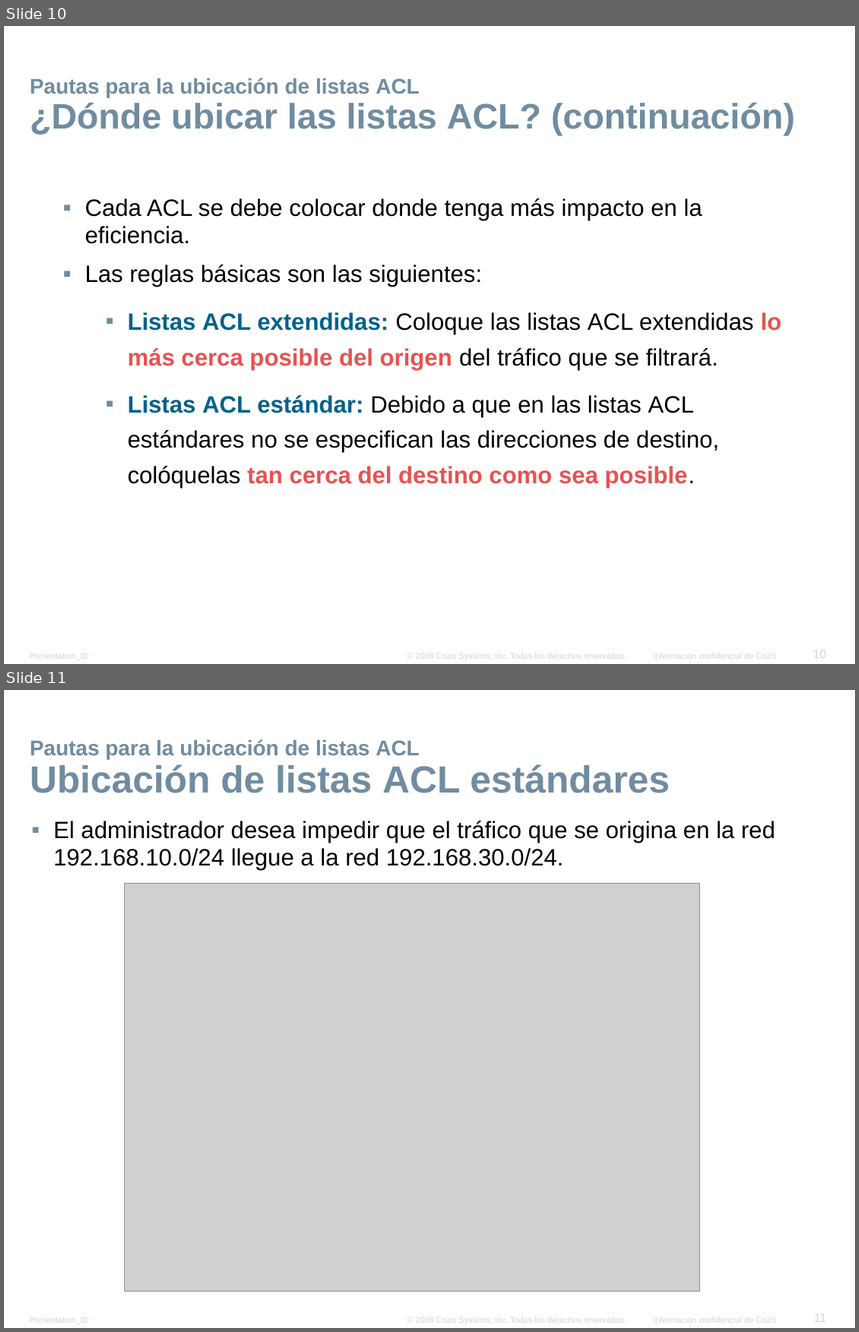
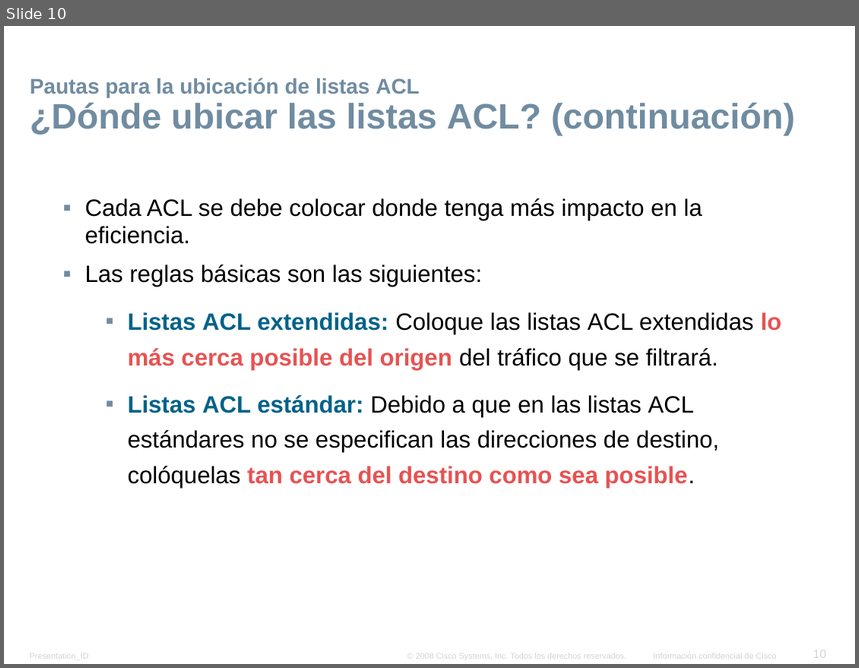
Before and after one commit to lizetheP/WAN, a slide deck: Calendario2025/Presentaciones/11_2_ACLs.pptx. Shown one above the other, each under a label of ours: slides 10 and 11 before the commit, slide 10 after it. The pictures are 859x1332 and 859x668 pixels, drawn with LibreOffice and Linux fonts; fonts in the diff are those of the drawing; grey boxes stand for pictures; background and template pictures are left out. Boxes give left, top, right and bottom in pixels: in the first picture for what was removed or moved away, otherwise in the second. Text is boxed around its words. In the diff, an @@ line names an element or a change of style, - is before the commit and + after.

```diff
--- a/Calendario2025/Presentaciones/11_2_ACLs.pptx
+++ b/Calendario2025/Presentaciones/11_2_ACLs.pptx
@@ slide 11 removed at (4,690,855,1328), background #FFFFFF; not listed: 4 template elements that a slide beside it also shows @@
@@ title removed at (30,739,670,793) @@
-Pautas para la ubicación de listas ACL
-Ubicación de listas ACL estándares
@@ text removed at (53,821,775,870) @@
-▪ El administrador desea impedir que el tráfico que se origina en la red 192.168.10.0/24 llegue a la red 192.168.30.0/24.
@@ picture removed at (124,883,700,1291) @@
```
Also in this commit, not shown: 6 other slides removed, 47 other files.
